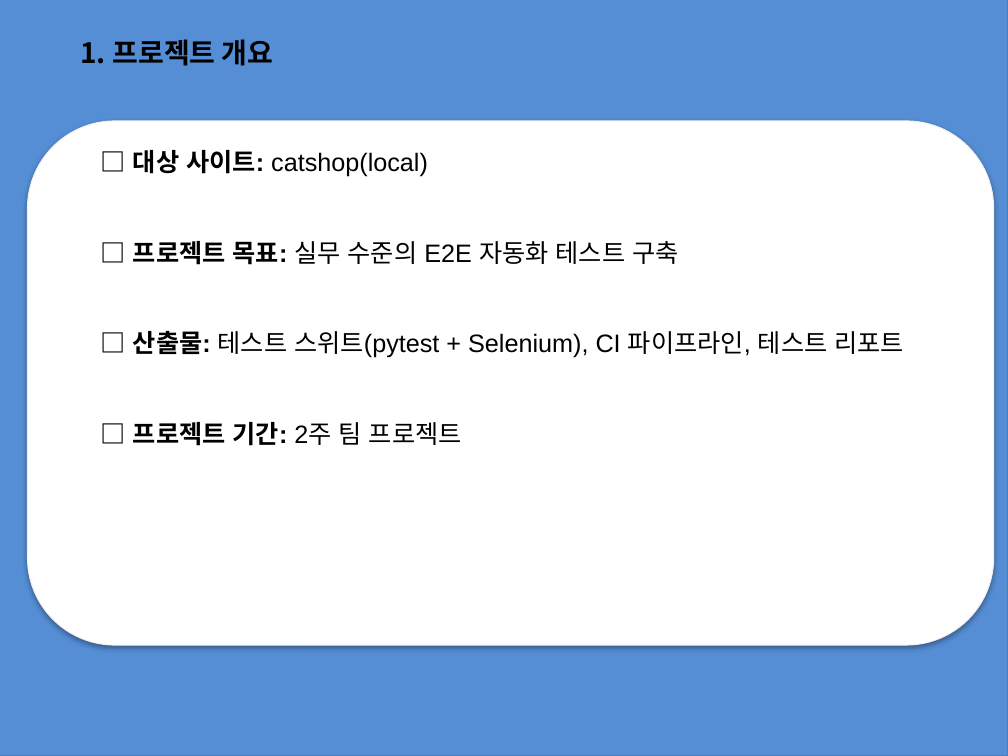
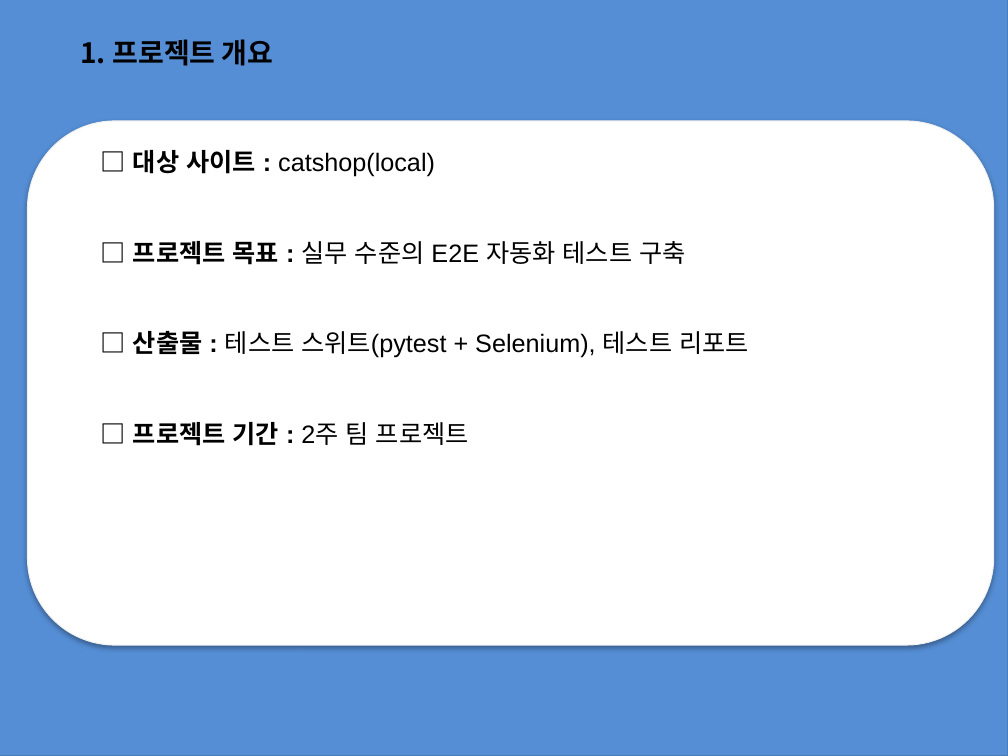
Before and after one commit to jwbaik98/project, a slide deck: slide 3 of 2조 프로젝트 과제(제작중).pptx. Drawn at 1008x756 pixels with LibreOffice and Linux fonts; fonts in the diff are those of the drawing. Boxes give left, top, right and bottom in pixels: in the first picture for what was removed or moved away, otherwise in the second. Text is boxed around its words. In the diff, an @@ line names an element or a change of style, - is before the commit and + after.

```diff
--- a/2조 프로젝트 과제(제작중).pptx
+++ b/2조 프로젝트 과제(제작중).pptx
@@ text at (x1=133, y1=150, x2=749, y2=446): text changed @@
-□ 대상 사이트: catshop(local)
-□ 프로젝트 목표: 실무 수준의 E2E 자동화 테스트 구축
-□ 산출물: 테스트 스위트(pytest + Selenium), CI 파이프라인, 테스트 리포트
-□ 프로젝트 기간: 2주 팀 프로젝트
+□ 대상 사이트 : catshop(local)
+□ 프로젝트 목표 : 실무 수준의 E2E 자동화 테스트 구축
+□ 산출물 : 테스트 스위트(pytest + Selenium), 테스트 리포트
+□ 프로젝트 기간 : 2주 팀 프로젝트
```
Also in this commit, not shown: 8 other slides changed.
